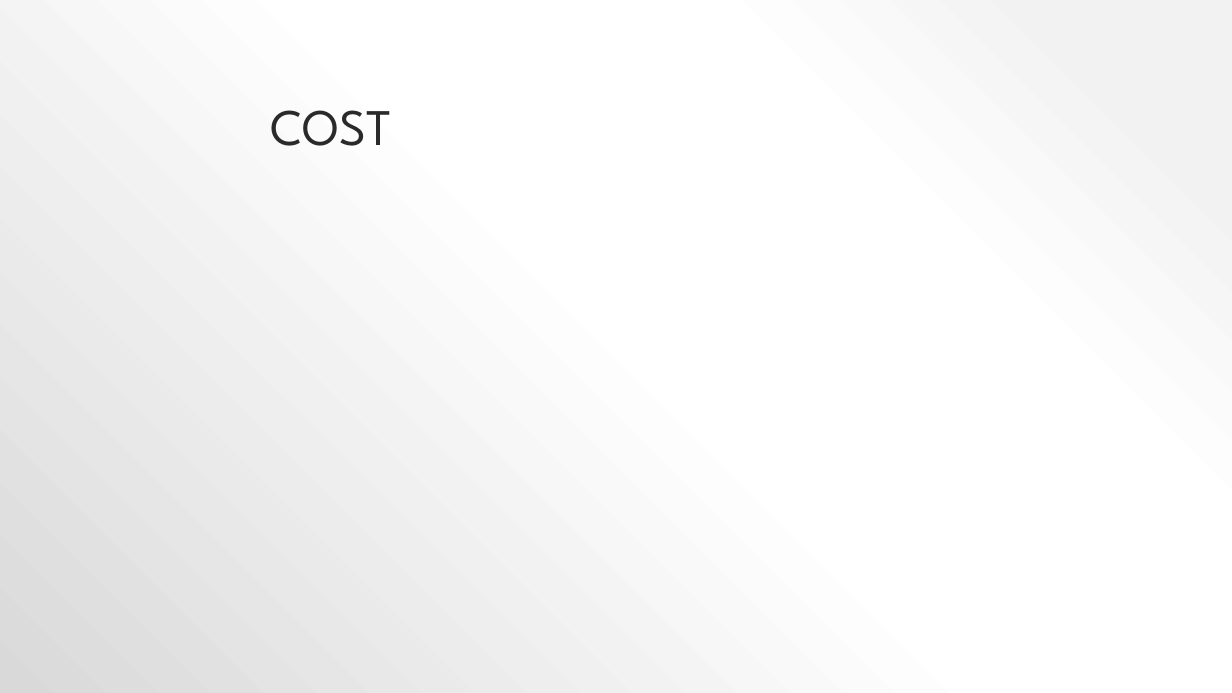
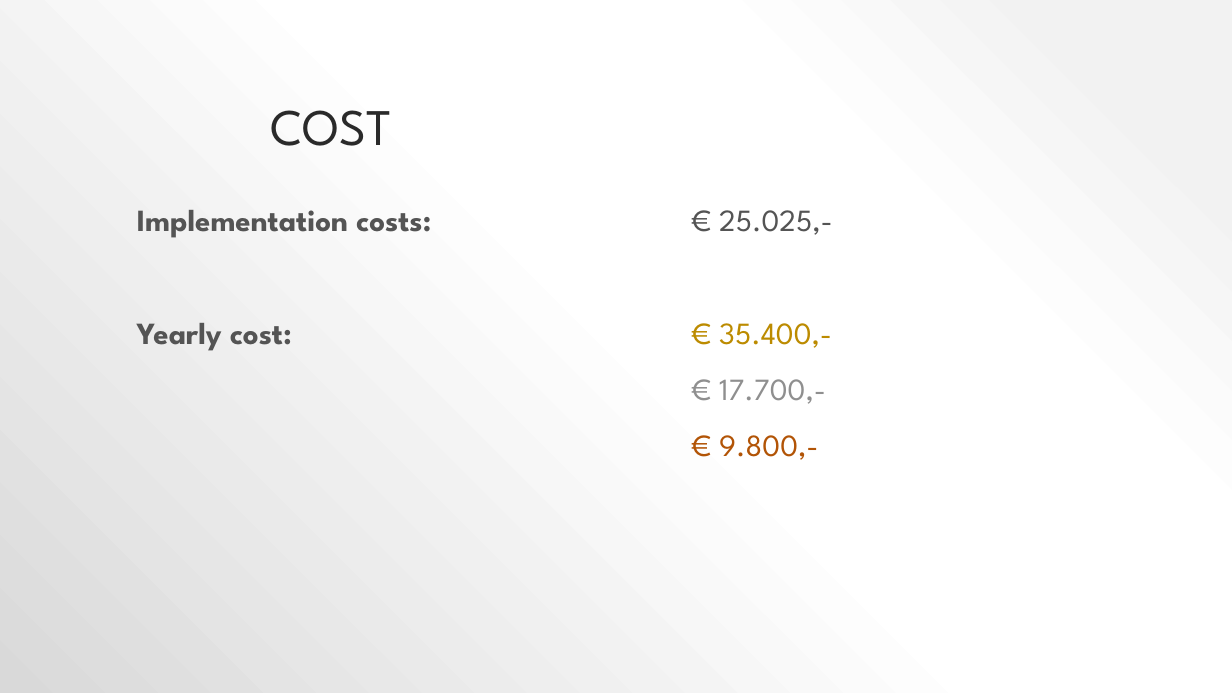
Before and after one commit to QuestCode/thema-2.1-slm, a slide deck: slide 7 of Leertaken/Project/Presentation.pptx. Drawn at 1232x693 pixels with LibreOffice and Linux fonts; fonts in the diff are those of the drawing; background and template pictures are left out. Boxes give left, top, right and bottom in pixels: in the first picture for what was removed or moved away, otherwise in the second. Text is boxed around its words. In the diff, an @@ line names an element or a change of style, - is before the commit and + after.

Commit message:
Presentation

```diff
--- a/Leertaken/Project/Presentation.pptx
+++ b/Leertaken/Project/Presentation.pptx
@@ text added at [137, 210, 833, 460], 24 pt, text #545454 @@
+Implementation costs: € 25.025,-
+Yearly cost: € 35.400,-
+€ 17.700,-
+€ 9.800,-
```
Also in this commit, not shown: 2 other files.
